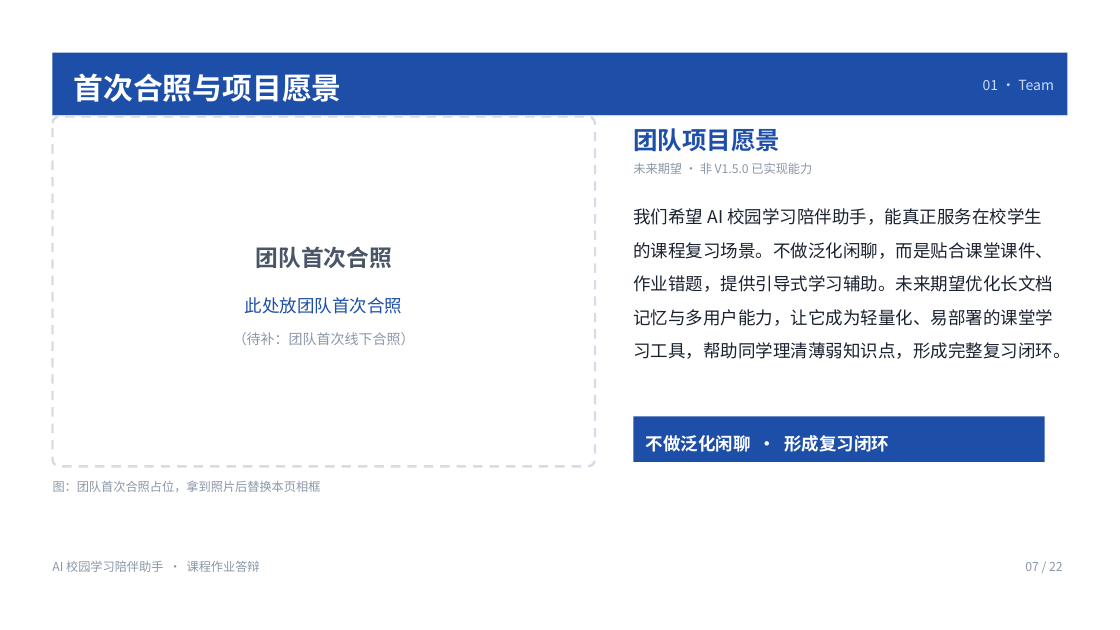
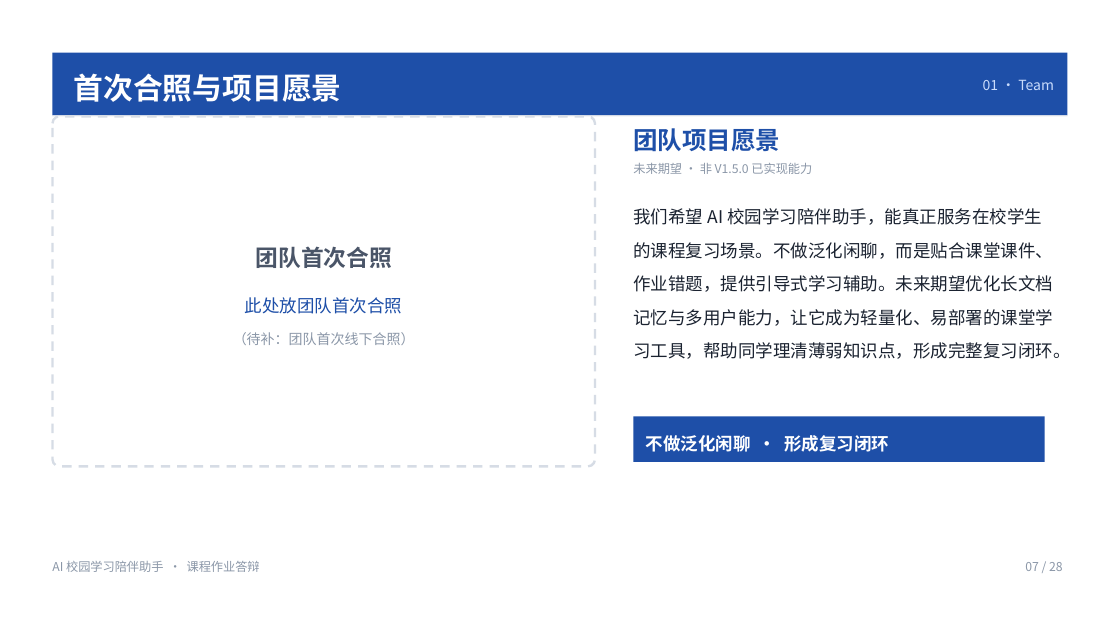
Before and after one commit to kecit33/ai-agent-study, a slide deck: slide 7 of docs/AI校园学习陪伴助手_团队展示与需求分析.pptx. Drawn at 1120x630 pixels with LibreOffice and Linux fonts; fonts in the diff are those of the drawing. Boxes give left, top, right and bottom in pixels: in the first picture for what was removed or moved away, otherwise in the second. Text is boxed around its words. In the diff, an @@ line names an element or a change of style, - is before the commit and + after.

```diff
--- a/docs/AI校园学习陪伴助手_团队展示与需求分析.pptx
+++ b/docs/AI校园学习陪伴助手_团队展示与需求分析.pptx
@@ text removed at box(53, 480, 321, 492) @@
-图：团队首次合照占位，拿到照片后替换本页相框
@@ text at box(1025, 562, 1063, 571): text changed @@
-07 / 22
+07 / 28
```
Also in this commit, not shown: 14 other slides changed, 7 slides added, 1 slide removed, 27 other files.
